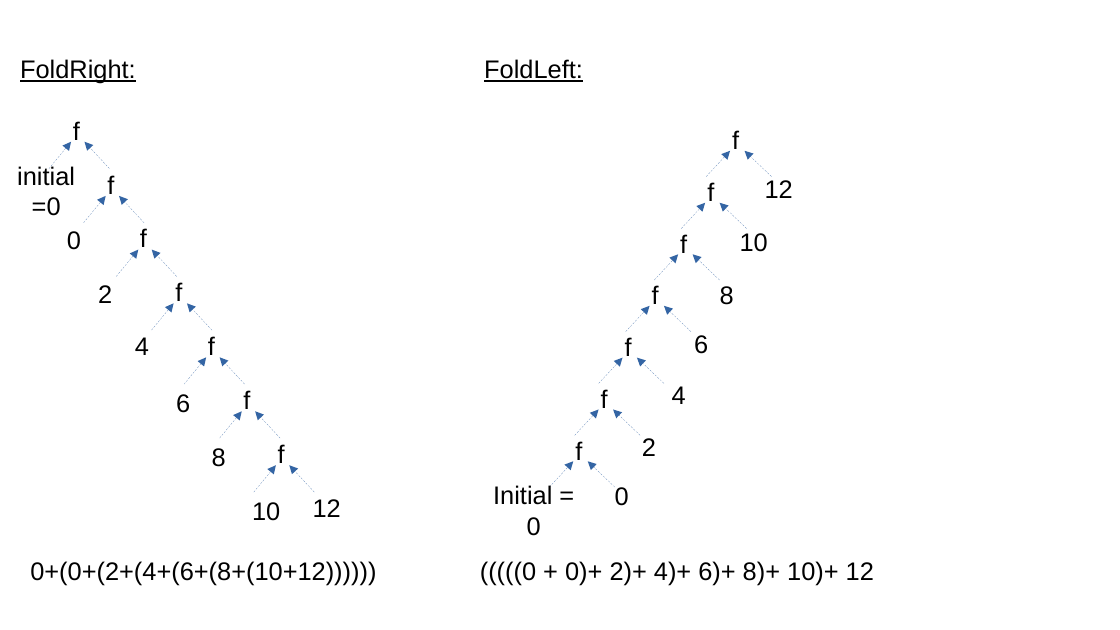
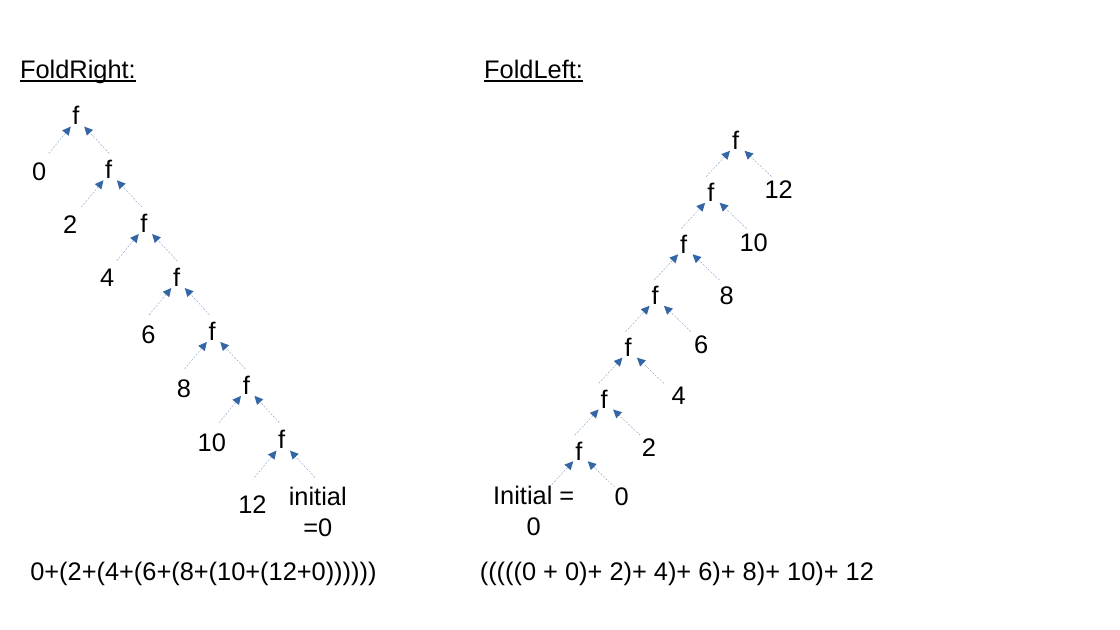
Before and after one commit to SylvainDeker/Distributed-Systems, a slide deck: slide 1 of notebook/pres.odp. Drawn at 1120x630 pixels with LibreOffice and Linux fonts; fonts in the diff are those of the drawing. Boxes give left, top, right and bottom in pixels: in the first picture for what was removed or moved away, otherwise in the second. Text is boxed around its words. In the diff, an @@ line names an element or a change of style, - is before the commit and + after.

```diff
--- a/notebook/pres.odp
+++ b/notebook/pres.odp
@@ 12 arrows, 11 texts: place and size @@
-12 arrows, 11 texts at bbox=[67, 175, 314, 492]
+12 arrows, 11 texts at bbox=[32, 105, 279, 423]
@@ text "10": place and size @@
-text "10" at bbox=[252, 502, 280, 521]
+text "10" at bbox=[198, 433, 226, 452]
@@ text "12": place and size @@
-text "12" at bbox=[313, 499, 341, 517]
+text "12" at bbox=[238, 495, 266, 513]
@@ text "initial=0": place and size @@
-text "initial=0" at bbox=[17, 165, 75, 216]
+text "initial=0" at bbox=[289, 486, 347, 537]
@@ 2 arrows, 1 text: place and size @@
-2 arrows, 1 text at bbox=[49, 121, 110, 169]
+2 arrows, 1 text at bbox=[254, 429, 315, 478]
@@ text at bbox=[30, 561, 376, 585]: text changed @@
-0+(0+(2+(4+(6+(8+(10+12))))))
+0+(2+(4+(6+(8+(10+(12+0))))))
```
Also in this commit, not shown: 1 other file.
